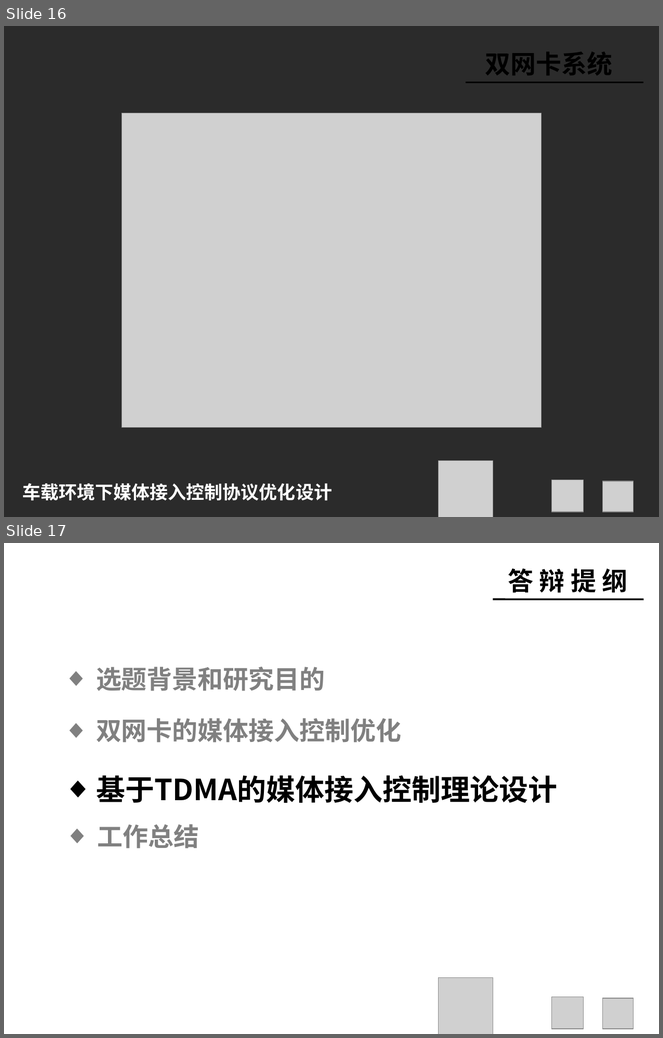
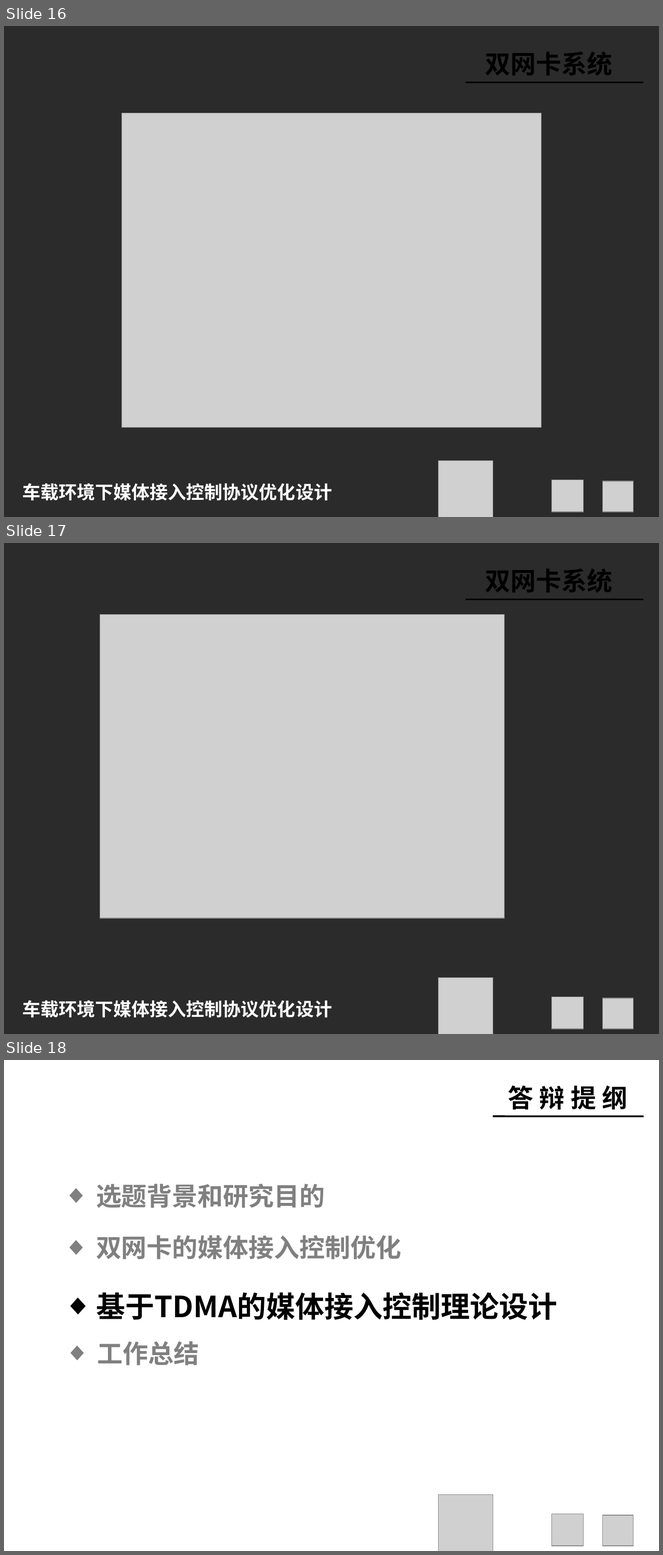
Before and after one commit to chenqinb/thesis2, a slide deck: PPT/陈钦波答辩ppt.pptx. Shown one above the other, each under a label of ours: slides 16 and 17 before the commit, slides 16, 17 and 18 after it. The pictures are 663x1038 and 663x1555 pixels, drawn with LibreOffice and Linux fonts; fonts in the diff are those of the drawing; grey boxes stand for pictures; background and template pictures are left out; a plain dark background stands for a picture behind light text. Boxes give left, top, right and bottom in pixels: in the first picture for what was removed or moved away, otherwise in the second. Text is boxed around its words. In the diff, an @@ line names an element or a change of style, - is before the commit and + after.

```diff
--- a/PPT/陈钦波答辩ppt.pptx
+++ b/PPT/陈钦波答辩ppt.pptx
@@ slide 17 added at <box>4,543,659,1034</box>, background picture (left out) @@
@@ text added at <box>485,569,612,592</box>, 28 pt, text #000000, bold @@
+双网卡系统
@@ line added from (466, 599) to (644, 599), #000000 2 pt @@
@@ picture added at <box>100,614,505,918</box> @@
@@ picture added at <box>438,978,493,1034</box> @@
@@ text added at <box>22,1001,332,1018</box>, 20 pt, text #FFFFFF, bold @@
+车载环境下媒体接入控制协议优化设计
@@ picture added at <box>552,997,584,1029</box> @@
@@ picture added at <box>603,999,634,1029</box> @@
@@ what was slide 17 is now slide 18 @@
```
Also in this commit, not shown: 1 slide changed, 1 other slide added, 6 other files.
